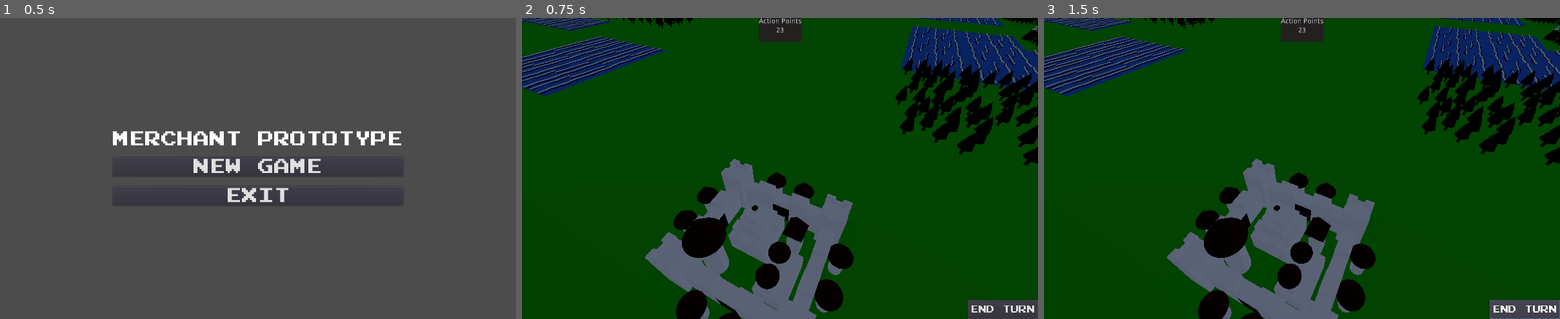
Above: before the commit, frames 1-3 (left to right).
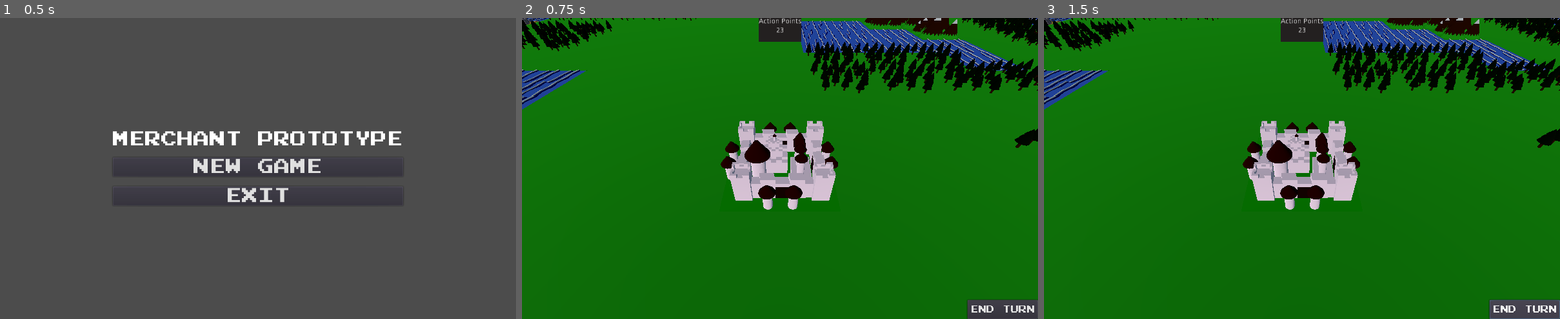
Above: after the commit, the same moments.

Repository: gabrielcornish/Merchants-Prototype
Game: Godot game, scene res://StartScreen/StartScreen.tscn
Two runs of this game, one before a commit and one after it. Both use one fixed random seed, a clock stepped at 60 frames per second and the inputs below.
Inputs:
- Up to frame 1 (0.5 s): no input
- Up to frame 2 (0.75 s): click "NEW GAME" at 0.5 s
- Up to frame 3 (1.5 s): click "END TURN" at 1.25 s

Frame 1 is identical in both runs. In frame 2, 97% of the frame differs, in the area x 0-100%, y 0-100%; in frame 3, 97%.

Commit message:
Adding Ground. Added Camera script (non-functional).

Diff:
--- /dev/null
+++ b/MainGame/Camera.gd
@@ -0,0 +1 @@
+extends Camera
--- a/MainGame/GameSpace.tscn
+++ b/MainGame/GameSpace.tscn
@@ -1,9 +1,11 @@
-[gd_scene load_steps=5 format=2]
+[gd_scene load_steps=7 format=2]
 
 [ext_resource path="res://GameBoard/Board.tscn" type="PackedScene" id=1]
 [ext_resource path="res://Player/Player.tscn" type="PackedScene" id=2]
 [ext_resource path="res://GUI/GUI.tscn" type="PackedScene" id=3]
 [ext_resource path="res://GameBoard/BoardManagement.gd" type="Script" id=4]
+[ext_resource path="res://MainGame/Camera.gd" type="Script" id=5]
+[ext_resource path="res://SharedResources/Models/TerrainTiles/Tile-Nul.fbx" type="PackedScene" id=6]
 
 [node name="GameSpace" type="Spatial"]
 script = ExtResource( 4 )
@@ -13,6 +15,14 @@
 [node name="Board" parent="." instance=ExtResource( 1 )]
 
 [node name="Camera" type="Camera" parent="."]
-transform = Transform( 0.89378, -0.321017, 0.313219, 0, 0.69836, 0.715747, -0.448506, -0.63972, 0.62418, 1.74184, 2.66921, 1.93983 )
+transform = Transform( 1, 0, 0, 0, 0.707107, 0.707107, 0, -0.707107, 0.707107, 1, 3, 4 )
+script = ExtResource( 5 )
 
 [node name="GUI" parent="." instance=ExtResource( 3 )]
+
+[node name="DirectionalLight" type="DirectionalLight" parent="."]
+transform = Transform( 0.838136, 0.390412, -0.380928, -0.286211, 0.909271, 0.302174, 0.464339, -0.144237, 0.873834, 1.74184, 5.53709, 1.93983 )
+light_energy = 4.0
+
+[node name="Tile-Nul" parent="." instance=ExtResource( 6 )]
+transform = Transform( -50, 7.64274e-15, 4.37114e-06, 0, -1, 4.37114e-06, 4.37114e-06, 8.74228e-08, 50, -1.53008, -2.09907, -7.5879 )
